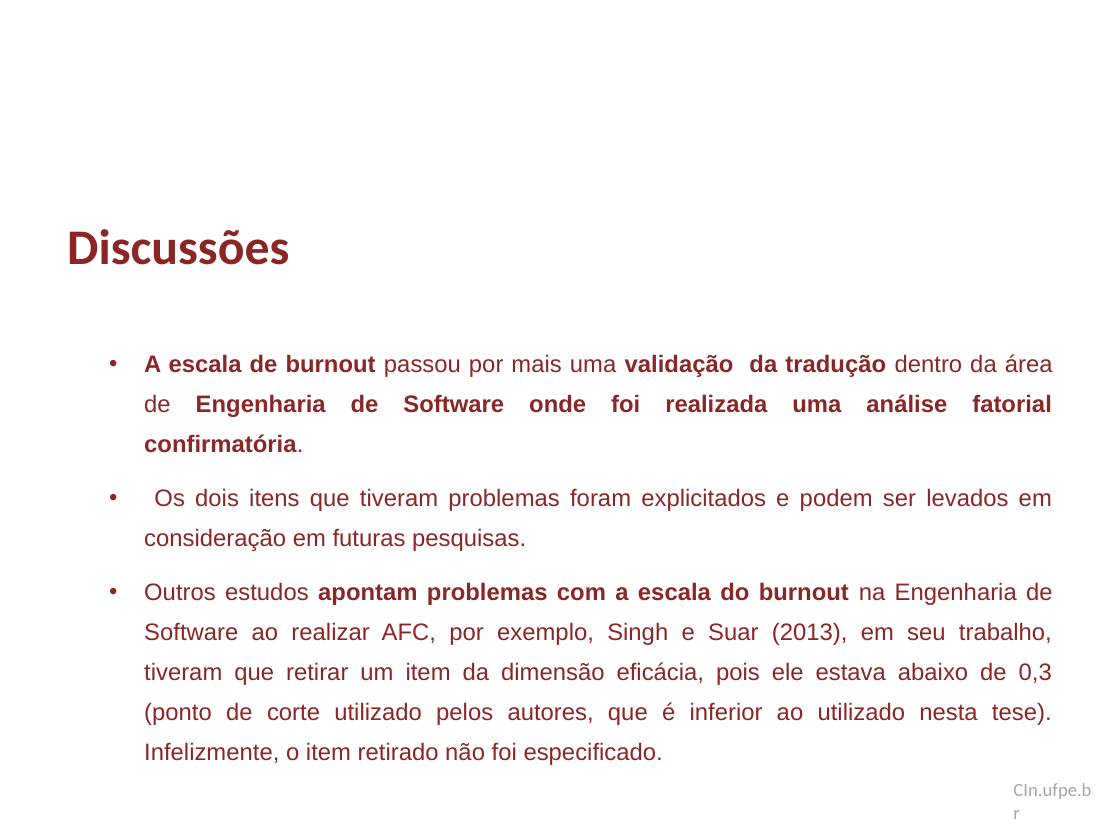
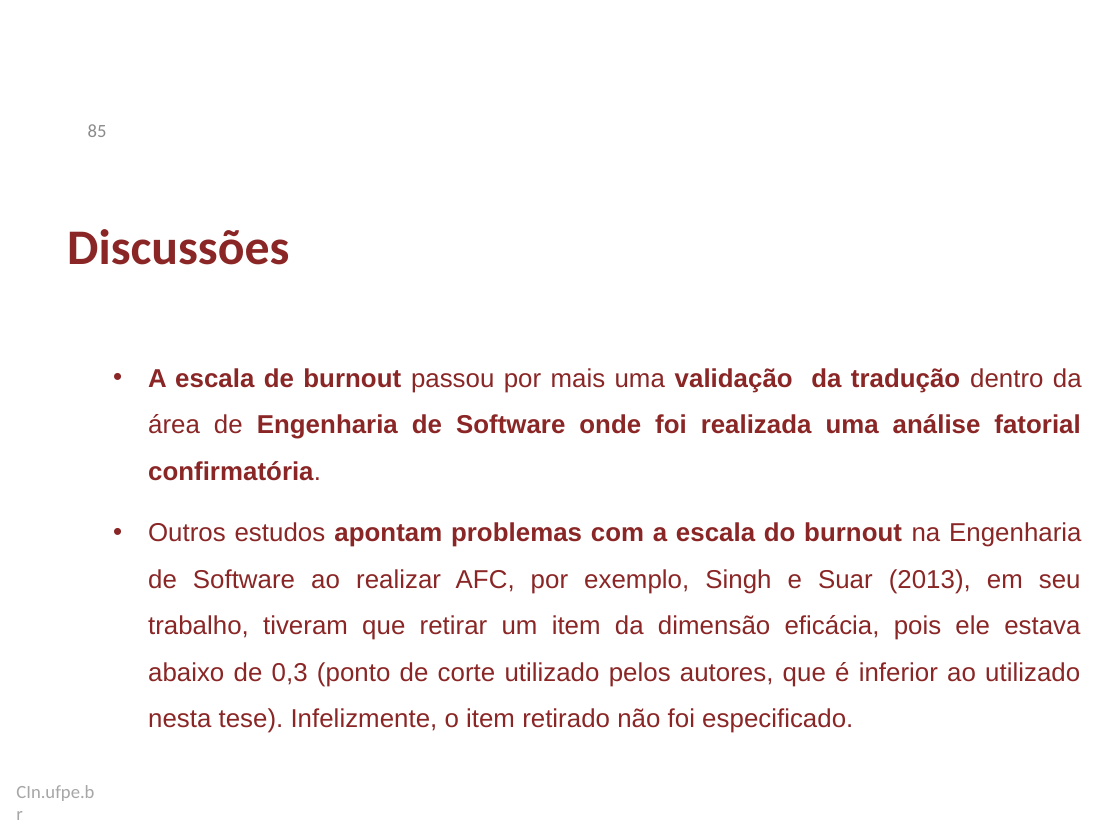
Before and after one commit to dan1lo/doutoradoR, a slide deck: slide 85 of apresentacao doutorado.pptx (slide 84 before the commit). Drawn at 1120x840 pixels with LibreOffice and Linux fonts; fonts in the diff are those of the drawing; background and template pictures are left out. Boxes give left, top, right and bottom in pixels: in the first picture for what was removed or moved away, otherwise in the second. Text is boxed around its words. In the diff, an @@ line names an element or a change of style, - is before the commit and + after.

```diff
--- a/apresentacao doutorado.pptx
+++ b/apresentacao doutorado.pptx
@@ page number added at (x1=88, y1=124, x2=107, y2=137), 12 pt, text #8C8C8C @@
+85
@@ text "A escala de burnout passou ..." moved from (x1=144, y1=354, x2=1053, y2=765) to (x1=148, y1=368, x2=1082, y2=733) @@
@@ text "A escala de burnout passou ..." at (x1=148, y1=368, x2=1082, y2=733): size 15.3 to 16.6 pt; line spacing 1.4 to 1.5 @@
@@ text at (x1=144, y1=488, x2=1052, y2=551): paragraph removed @@
-• Os dois itens que tiveram problemas foram explicitados e podem ser levados em consideração em futuras pesquisas.
@@ text "CIn.ufpe.br" moved from (x1=1013, y1=783, x2=1091, y2=799) to (x1=16, y1=785, x2=94, y2=801) @@
```
Also in this commit, not shown: 98 other slides changed, 3 slides added, 4 slides removed, 1 other file.
